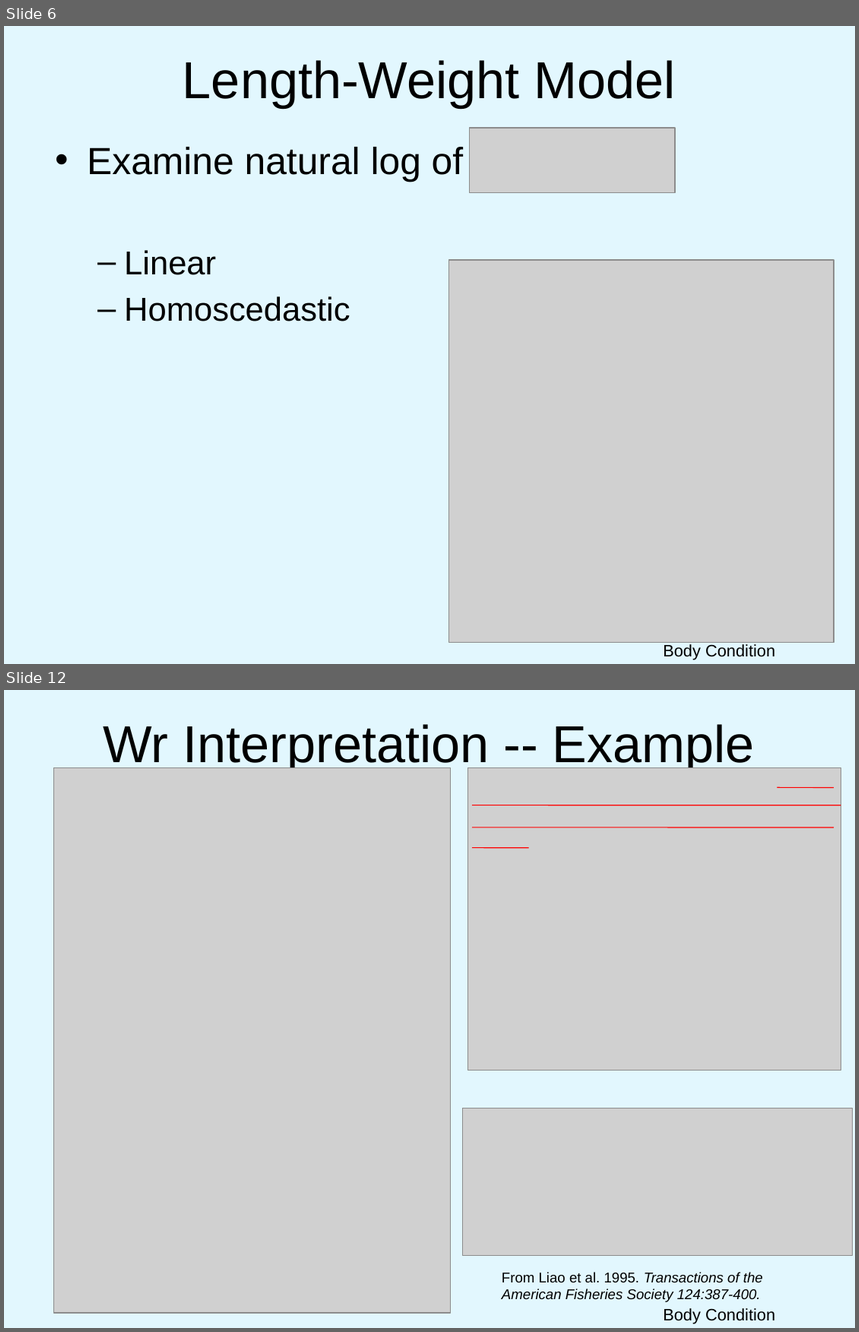
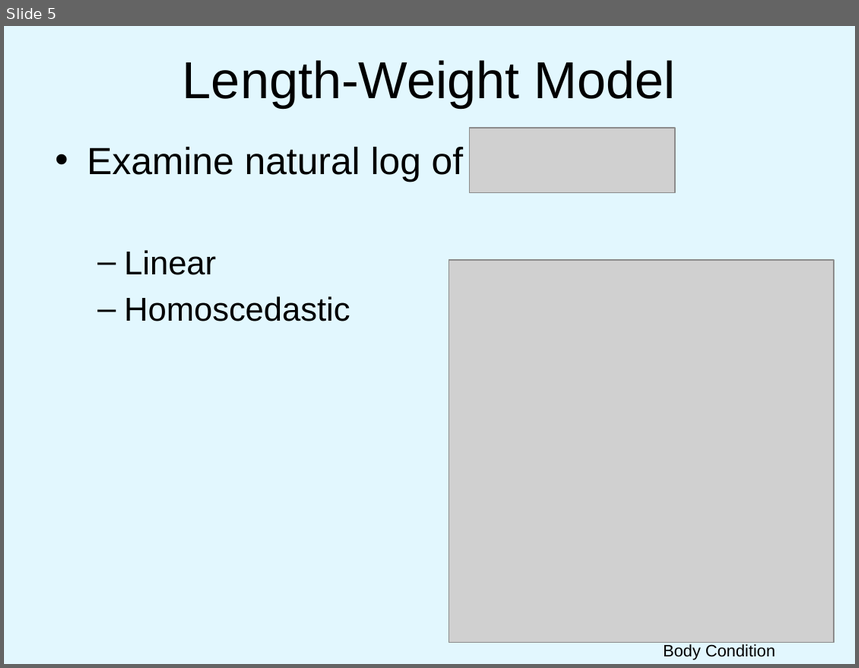
Before and after one commit to droglenc/NCNRS349, a slide deck: modules/Weight-Length/PPT.pptx. Shown one above the other, each under a label of ours: slides 6 and 12 before the commit, slide 5 after it; the slides between them are not shown. The pictures are 859x1332 and 859x668 pixels, drawn with LibreOffice and Linux fonts; fonts in the diff are those of the drawing; grey boxes stand for pictures; background and template pictures are left out. Boxes give left, top, right and bottom in pixels: in the first picture for what was removed or moved away, otherwise in the second. Text is boxed around its words. In the diff, an @@ line names an element or a change of style, - is before the commit and + after.

Commit message:
Fixed W-L and Condition PPTs

```diff
--- a/modules/Weight-Length/PPT.pptx
+++ b/modules/Weight-Length/PPT.pptx
@@ slide 12 removed at (x1=4, y1=690, x2=855, y2=1328), background picture (left out) @@
@@ title removed at (x1=103, y1=724, x2=755, y2=772) @@
-Wr Interpretation -- Example
@@ picture removed at (x1=53, y1=768, x2=450, y2=1314) @@
@@ group removed at (x1=468, y1=768, x2=842, y2=1071): 4 lines, 1 picture @@
@@ picture removed at (x1=463, y1=1109, x2=853, y2=1256) @@
@@ text removed at (x1=502, y1=1272, x2=763, y2=1303) @@
-From Liao et al. 1995. Transactions of the American Fisheries Society 124:387-400.
@@ text removed at (x1=663, y1=1309, x2=775, y2=1324) @@
-Body Condition
@@ what was slide 6 is now slide 5 @@
```
Also in this commit, not shown: 1 slide changed, 8 other slides removed, 1 other file.
